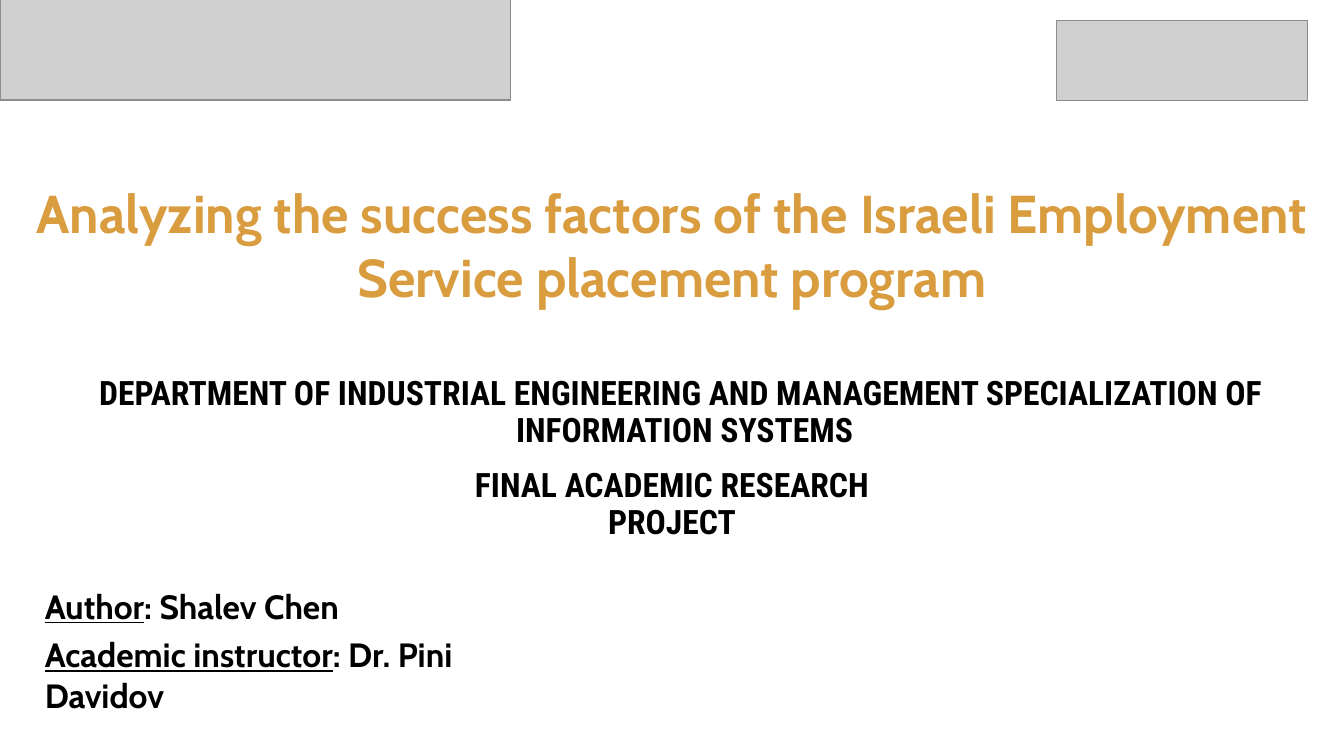
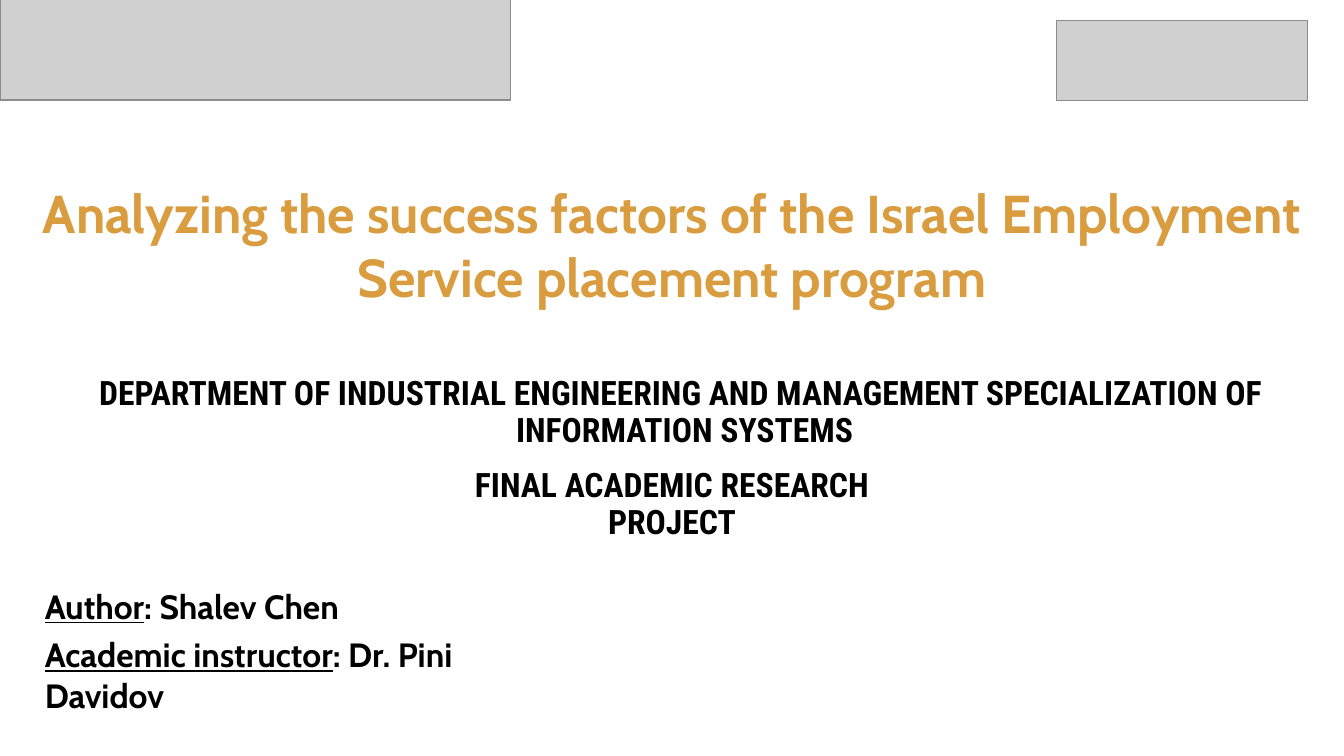
Before and after one commit to chen890/Final-Research-Project---IES, a slide deck: slide 1 of English Final Project.pptx. Drawn at 1344x756 pixels with LibreOffice and Linux fonts; fonts in the diff are those of the drawing; grey boxes stand for pictures; background and template pictures are left out. Boxes give left, top, right and bottom in pixels: in the first picture for what was removed or moved away, otherwise in the second. Text is boxed around its words. In the diff, an @@ line names an element or a change of style, - is before the commit and + after.

```diff
--- a/English Final Project.pptx
+++ b/English Final Project.pptx
@@ text at [43,193,1300,309]: text changed @@
-Analyzing the success factors of the Israeli Employment Service placement program
+Analyzing the success factors of the Israel Employment Service placement program
```
Also in this commit, not shown: 20 other slides changed, 4 other files.
